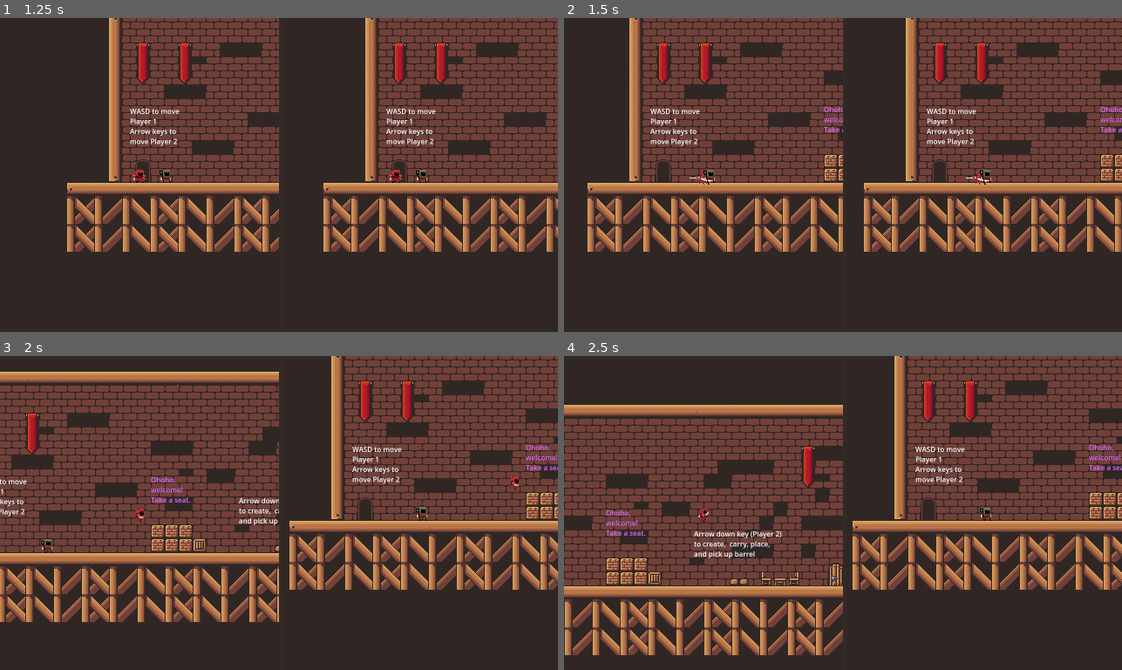
Above: before the commit, frames 1-4 (two rows, left to right).
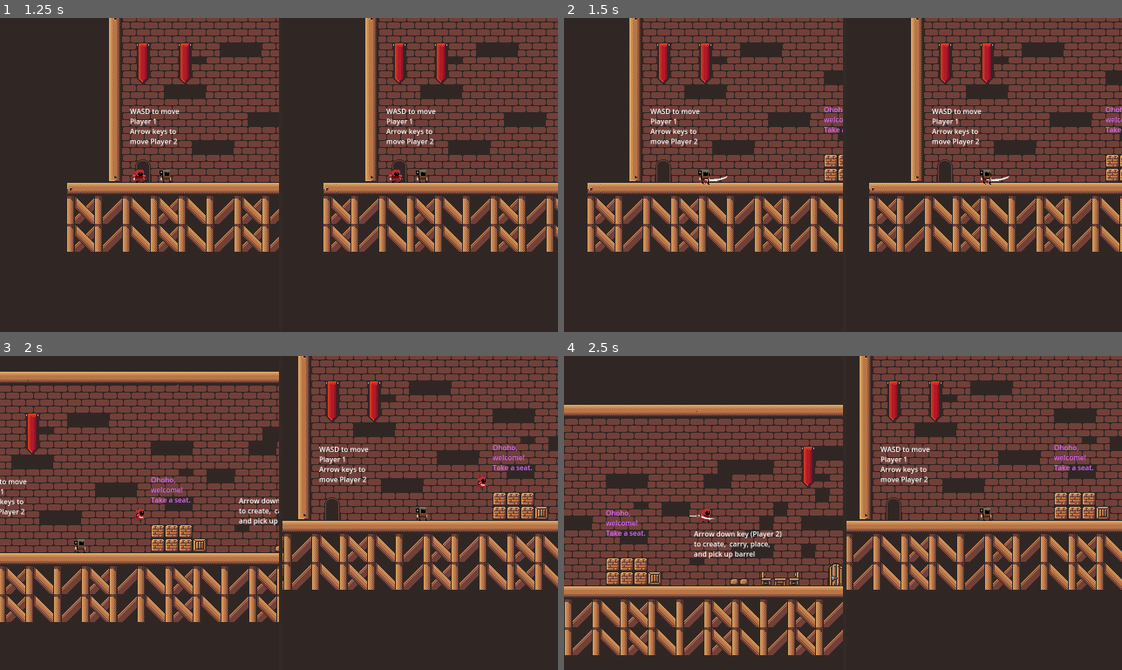
Above: after the commit, the same moments.

Repository: Darr3n2GG/Puzzle-Knights-2P-
Game: Godot game, scene res://Scenes/Main Menu/main_menu.tscn
Two runs of this game, one before a commit and one after it. Both use one fixed random seed, a clock stepped at 60 frames per second and the inputs below. Sound files missing from this copy of the repository are replaced by a short silence.
Inputs:
- Up to frame 1 (1.25 s): click "Start Game" at 0.5 s
- Up to frame 2 (1.5 s): tap Enter at 1.25 s; hold D (1Right) from 1.28 s (still down); hold S (1Slash) from 1.28 s (still down); tap C (1Attack) at 1.35 s
- Up to frame 3 (2 s): keep holding D (1Right); keep holding S (1Slash); tap W (1Up) at 1.52 s
- Up to frame 4 (2.5 s): keep holding D (1Right); release S (1Slash) at 2.03 s; tap S (1Slash) at 2.1 s; tap W (1Up) at 2.27 s; tap C (1Attack) at 2.3 s

Frame 1 is identical in both runs. In frame 2, 12% of the frame differs, in the area x 22-100%, y 0-75%; in frame 3, 17%; in frame 4, 17%.
Error in both runs: Cannot call method 'get_child' on a null value. (res://Resources/Global.gd:15)

Commit message:
ver 0.45
-tweaked level 7
-tweaked hurtbox script so that golem can damage if player is still in its hurtbox. this can be tweaked in the attack cooldown var to adjust how long until damage is called. oneshot can also be set to true if you don't want this property.

Diff:
--- a/Characters/Players/Player 1/P1_Attack.gd
+++ b/Characters/Players/Player 1/P1_Attack.gd
@@ -15,21 +15,21 @@
 
 func _physics_process(_delta) -> void:
 	if Input.is_action_just_pressed("1Attack") and attack_cooldown.is_stopped() and is_attacking.is_stopped():
-		parent.is_action = true
-		hurtbox.monitoring = true
-		is_attacking.start()
+		attack()
+
+	if Input.is_action_just_pressed("1Slash") and parent.direction.y == 1 and attack_cooldown.is_stopped() and is_attacking.is_stopped():
+		attack()
+
+func attack() -> void:
+	parent.is_action = true
+	hurtbox.monitoring = true
+	is_attacking.start()
+	if parent.direction.y == 1:
+		$"../Hurtbox_Component".knockback_y = attack_knockback_y
+		$"../Hurtbox_Component".knockback_x = 0
+	else:
 		$"../Hurtbox_Component".knockback_y = 0
 		$"../Hurtbox_Component".knockback_x = attack_knockback_x
-	if Input.is_action_just_pressed("1Slash") and attack_cooldown.is_stopped() and is_attacking.is_stopped():
-		parent.is_action = true
-		hurtbox.monitoring = true
-		is_attacking.start()
-		if parent.direction.y == 1:
-			$"../Hurtbox_Component".knockback_y = attack_knockback_y
-			$"../Hurtbox_Component".knockback_x = 0
-		else:
-			$"../Hurtbox_Component".knockback_y = 0
-			$"../Hurtbox_Component".knockback_x = attack_knockback_x
 
 
 func _on_is_attacking_timeout() -> void:
--- a/Characters/Players/Player 1/player_1.tscn
+++ b/Characters/Players/Player 1/player_1.tscn
@@ -458,6 +458,7 @@
 [node name="Hurtbox_Component" parent="." instance=ExtResource("8_p584q")]
 collision_layer = 0
 collision_mask = 11
+oneshot = true
 
 [node name="HurtBox" type="CollisionShape2D" parent="Hurtbox_Component"]
 position = Vector2(17.5, 0)
--- a/Characters/Players/Player.gd
+++ b/Characters/Players/Player.gd
@@ -126,10 +126,12 @@
 
 func damaged() -> void:
 	material.set_shader_parameter("flash_modifier", 1)
+	$HitboxComponent.set_deferred("monitorable", false)
 	$flash_timer.start()
 
 func _on_flash_timer_timeout() -> void:
 	material.set_shader_parameter("flash_modifier", 0)
+	$HitboxComponent.set_deferred("monitorable", true)
 
 func die():
 	print(get_parent(), " killed")
--- a/Creature/Golem/Golem.gd
+++ b/Creature/Golem/Golem.gd
@@ -52,7 +52,7 @@
 
 func damaged() -> void:
 	material.set_shader_parameter("flash_modifier", 1)
-	print("golem flash")
+#	print("golem flash")
 	$flash_timer.start()
 
 func _on_flash_timer_timeout() -> void:
--- a/Creature/Golem/Golem2.tscn
+++ b/Creature/Golem/Golem2.tscn
@@ -112,6 +112,7 @@
 collision_mask = 3
 knockback_x = 2.0
 knockback_y = 300.0
+hurtbox_cooldown = 0.5
 
 [node name="HurtBox" type="CollisionShape2D" parent="Hurtbox_Component"]
 shape = SubResource("RectangleShape2D_x7mkk")
--- a/Puzzle Components/Spikes/spikes.tscn
+++ b/Puzzle Components/Spikes/spikes.tscn
@@ -1,22 +1,19 @@
 [gd_scene load_steps=3 format=3 uid="uid://drx3un0lw1oad"]
 
-[ext_resource type="Script" path="res://Resources/Component/Hurtbox_Component.gd" id="1_1ut1o"]
+[ext_resource type="PackedScene" uid="uid://c8f6t6wa8tuwh" path="res://Resources/Component/Hurtbox_Component.tscn" id="2_3us8e"]
 [ext_resource type="Texture2D" uid="uid://cyyje7vqujgd5" path="res://Puzzle Components/Spikes/16-bit-spike-Sheet.png" id="2_3wuc5"]
 
 [node name="Spikes" type="Node2D"]
-
-[node name="Com_HurtB" type="Area2D" parent="."]
-collision_mask = 11
-script = ExtResource("1_1ut1o")
-damage = 10.0
-
-[node name="CollisionPolygon2D" type="CollisionPolygon2D" parent="Com_HurtB"]
-position = Vector2(0, 0.5)
-polygon = PackedVector2Array(-8, 6, 0, -7, 8, 6)
 
 [node name="Sprite2D" type="Sprite2D" parent="."]
 texture = ExtResource("2_3wuc5")
 region_enabled = true
 region_rect = Rect2(0, 3, 16, 13)
 
-[connection signal="area_entered" from="Com_HurtB" to="Com_HurtB" method="_on_area_entered"]
+[node name="Hurtbox_Component" parent="." instance=ExtResource("2_3us8e")]
+damage = 10.0
+oneshot = true
+
+[node name="CollisionPolygon2D" type="CollisionPolygon2D" parent="Hurtbox_Component"]
+position = Vector2(0, 0.5)
+polygon = PackedVector2Array(-8, 6, 0, -7, 8, 6)
--- a/Resources/Component/Hurtbox_Component.gd
+++ b/Resources/Component/Hurtbox_Component.gd
@@ -4,21 +4,35 @@
 @export var damage : float = 1.0
 @export var knockback_x : float = 0.0
 @export var knockback_y : float = 0.0
+@export var hurtbox_cooldown : float = 1.0
+@export var oneshot : bool = false
+var hitbox : Com_HitB
+
+func _ready() -> void:
+	$Hurtbox_Timer.wait_time = hurtbox_cooldown
 
 func _on_area_entered(area: Area2D) -> void:
-	print("entered")
+#	print("entered")
 	if area is Com_HitB:
-		print("passed attack values")
-		var hitbox : Com_HitB = area
-		var attack_instance = Attack.new()
-		attack_instance.damage = damage
+		hitbox = area
+		damage_area()
+		if not oneshot:
+			$Hurtbox_Timer.start()
+#
+func damage_area() -> void:
+#		print("passed attack values")
+	var attack_instance = Attack.new()
+	attack_instance.damage = damage
 
-		var knockback = Vector2(knockback_x, 0)
-		if get_parent().get_class() != "AnimatableBody2D":
+	var knockback = Vector2(knockback_x, 0)
+	if get_parent().get_class() != "AnimatableBody2D":
 
-			attack_instance.knockback = knockback * Get_Direction()
+		attack_instance.knockback = knockback * Get_Direction()
 
-		hitbox.damage(attack_instance, get_parent())
+	hitbox.damage(attack_instance, get_parent())
+
+func _on_area_exited(_area: Area2D) -> void:
+	$Hurtbox_Timer.stop()
 
 func Get_Direction(): ##direction for vector or int
 	if get_parent().get("direction") == null:
@@ -26,3 +40,6 @@
 	else:
 		var direction = get_parent().direction
 		return direction
+
+func _on_hurtbox_timer_timeout() -> void:
+	damage_area()
--- a/Resources/Component/Hurtbox_Component.tscn
+++ b/Resources/Component/Hurtbox_Component.tscn
@@ -5,4 +5,8 @@
 [node name="Hurtbox_Component" type="Area2D"]
 script = ExtResource("1_u1hcr")
 
+[node name="Hurtbox_Timer" type="Timer" parent="."]
+
 [connection signal="area_entered" from="." to="." method="_on_area_entered"]
+[connection signal="area_exited" from="." to="." method="_on_area_exited"]
+[connection signal="timeout" from="Hurtbox_Timer" to="." method="_on_hurtbox_timer_timeout"]
--- a/Scenes/Levels/level_4.tscn
+++ b/Scenes/Levels/level_4.tscn
@@ -182,7 +182,6 @@
 position = Vector2(326, 88)
 scale = Vector2(0.414094, 0.709099)
 offset = Vector2(0, -230)
-duration = 1.0
 
 [node name="Atmospheric_FX" parent="." instance=ExtResource("10_b2fke")]
 position = Vector2(256, -201)
--- a/Scenes/Levels/level_7.tscn
+++ b/Scenes/Levels/level_7.tscn
@@ -127,6 +127,12 @@
 layer_1/tile_data = PackedInt32Array(327681, 65537, 3, 327682, 65537, 3, 327683, 65537, 3, 327691, 1, 4, 262159, 1, 9,  …(22284 unchanged characters)…
 layer_2/tile_data = PackedInt32Array(-5, 0, 7, 65531, 0, 8, 131067, 0, 7, 196603, 0, 8, 262139, 0, 7, 327675, 0, 7, 393 …(1655 unchanged characters)…
 
+[node name="Exit Door2" parent="." instance=ExtResource("6_5dpvl")]
+position = Vector2(632, 100)
+
+[node name="Exit Door" parent="." instance=ExtResource("6_5dpvl")]
+position = Vector2(520, -28)
+
 [node name="TileMapBaker" parent="." instance=ExtResource("2_5ed2u")]
 tilemap_nodepath = NodePath("../TileMap")
 
@@ -285,9 +291,6 @@
 
 [node name="Golem II 2" type="Marker2D" parent="." groups=["Banner"]]
 position = Vector2(324, 104)
-
-[node name="Exit Door" parent="." instance=ExtResource("6_5dpvl")]
-position = Vector2(520, -28)
 
 [node name="Text" type="Node2D" parent="."]
 scale = Vector2(0.5, 0.5)
@@ -317,12 +320,9 @@
 position = Vector2(-4, -118)
 scale = Vector2(0.075, 0.75)
 move_direction = -1.0
-offset = Vector2(0, 100)
-duration = 1.0
+offset = Vector2(0, -100)
+killable = false
 
 [node name="pressure plate3" parent="." node_paths=PackedStringArray("puzzle_array") instance=ExtResource("9_6pos0")]
 position = Vector2(441, -228)
 puzzle_array = [NodePath("../Exit Door2")]
-
-[node name="Exit Door2" parent="." instance=ExtResource("6_5dpvl")]
-position = Vector2(632, 100)
Not shown: 2 places in Scenes/Levels/level_1.tscn that only renumber resources
Not shown: 2 places in Scenes/Levels/level_11.tscn that only renumber resources
Not shown: 2 places in Scenes/Levels/level_2.tscn that only renumber resources
Not shown: 3 places in Scenes/Levels/level_3.tscn that only renumber resources
Not shown: 2 places in Scenes/Levels/level_4.tscn that only renumber resources
Not shown: 3 places in Scenes/Levels/level_5.tscn that only renumber resources
Not shown: 2 places in Scenes/Levels/level_6.tscn that only renumber resources
Not shown: 3 places in Scenes/Levels/level_7.tscn that only renumber resources
